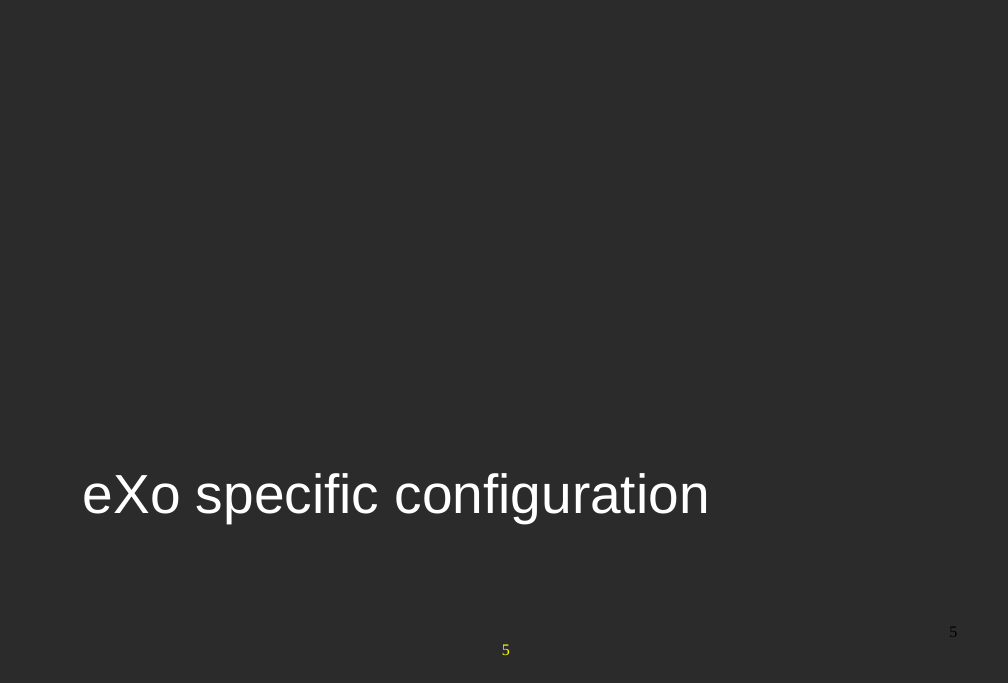
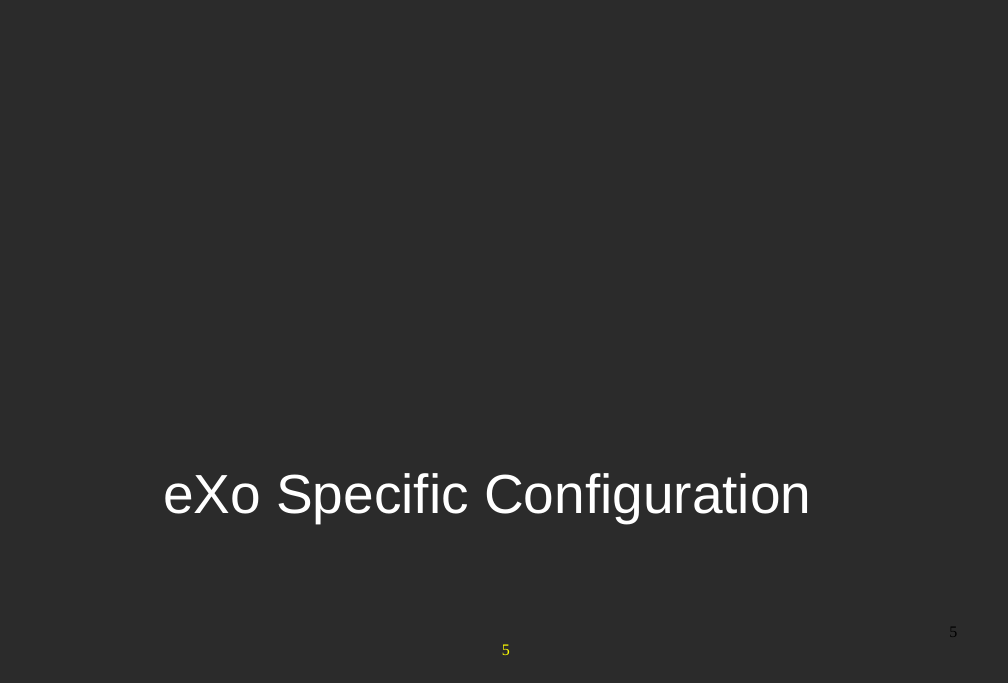
Before and after one commit to anhvurz90/training, a slide deck: slide 5 of exo-sysAdmin/990-Chat-Server-XSys.pptx. Drawn at 1008x683 pixels with LibreOffice and Linux fonts; fonts in the diff are those of the drawing; background and template pictures are left out; a plain dark background stands for a picture behind light text. Boxes give left, top, right and bottom in pixels: in the first picture for what was removed or moved away, otherwise in the second. Text is boxed around its words. In the diff, an @@ line names an element or a change of style, - is before the commit and + after.

```diff
--- a/exo-sysAdmin/990-Chat-Server-XSys.pptx
+++ b/exo-sysAdmin/990-Chat-Server-XSys.pptx
@@ text at [163, 473, 811, 523]: text changed @@
-  eXo specific configuration
+  eXo Specific Configuration
```
Also in this commit, not shown: 4 other files.
